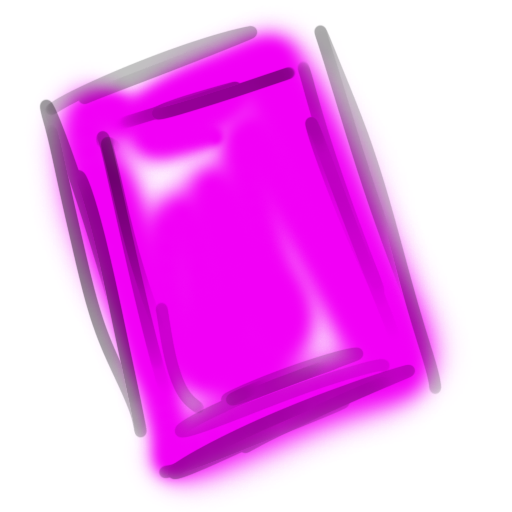
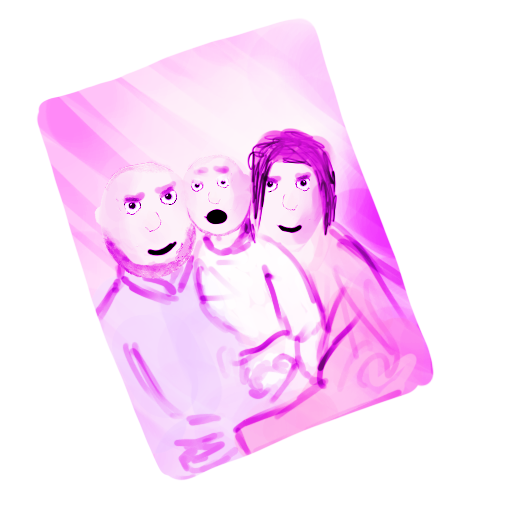
Revision of a layered (512, 512) image; what changed, layer by layer:
added layer "Layer 7" (47%) above "Group 1" over [91, 120, 342, 292]
added group "Group 1" with 4 layers above "Layer 5" over [94, 127, 341, 279]
added layer "dad copy 2" in group "Group 1" over [123, 150, 313, 238]
added layer "Layer 6" in group "Group 1" over [241, 127, 339, 245]
added layer "mum" in group "Group 1" over [243, 146, 341, 253]
added layer "dad" in group "Group 1" over [94, 159, 202, 279]
added layer "Layer 8" above "Layer 9" over [90, 216, 455, 483]
added layer "Layer 9" above "Layer 3" over [86, 210, 441, 502]
added layer "Layer 3" above "Layer 1" over [36, 17, 435, 481]
hid "Layer 1" over [39, 24, 442, 480]
hid "Layer 2" over [29, 10, 466, 509]
hid "Background" over [29, 10, 466, 509]
